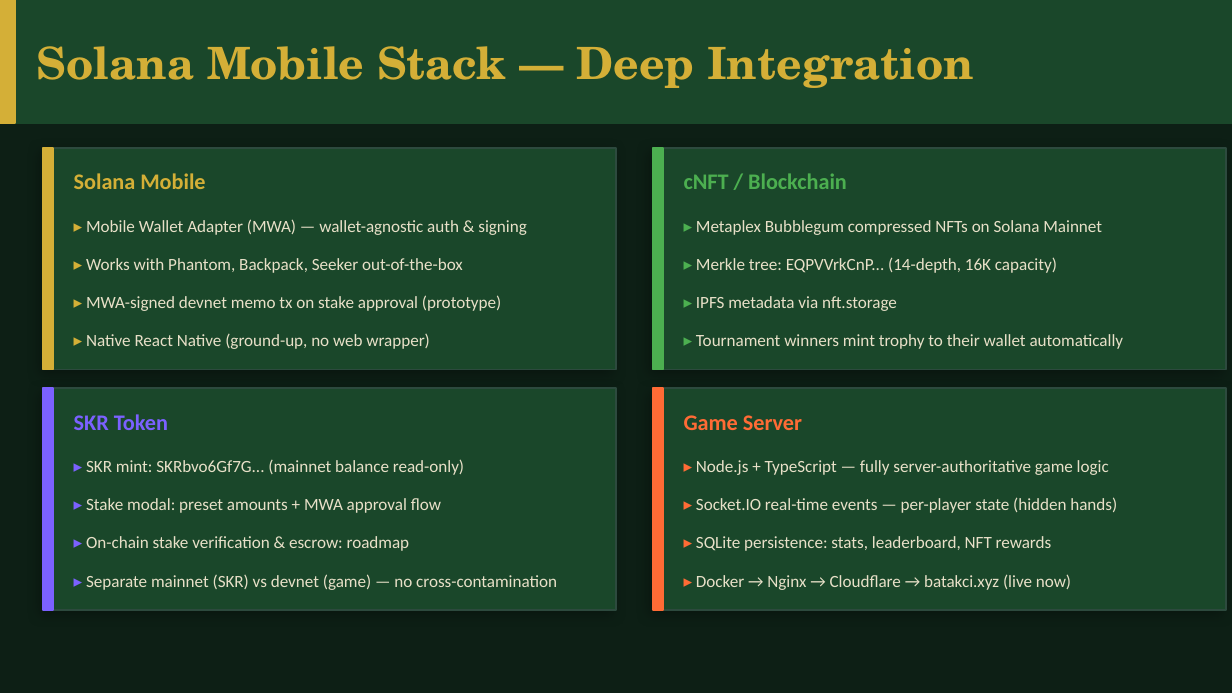
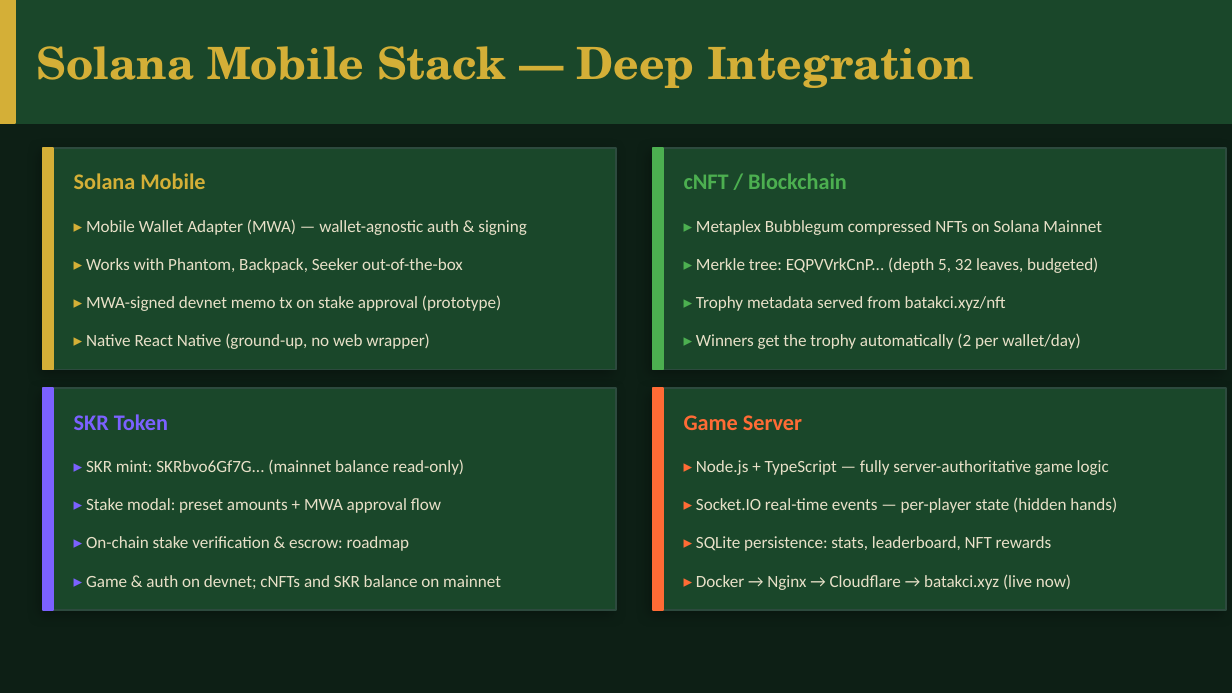
Before and after one commit to mesahin001/batak, a slide deck: slide 4 of demo/batak_pitch_deck.pptx. Drawn at 1232x693 pixels with LibreOffice and Linux fonts; fonts in the diff are those of the drawing. Boxes give left, top, right and bottom in pixels: in the first picture for what was removed or moved away, otherwise in the second. Text is boxed around its words. In the diff, an @@ line names an element or a change of style, - is before the commit and + after.

```diff
--- a/demo/batak_pitch_deck.pptx
+++ b/demo/batak_pitch_deck.pptx
@@ text at box(696, 257, 1098, 273): text changed @@
-▸ Merkle tree: EQPVVrkCnP... (14-depth, 16K capacity)
+▸ Merkle tree: EQPVVrkCnP... (depth 5, 32 leaves, budgeted)
@@ text at box(696, 296, 1006, 311): text changed @@
-▸ IPFS metadata via nft.storage
+▸ Trophy metadata served from batakci.xyz/nft
@@ text at box(696, 334, 1080, 349): text changed @@
-▸ Tournament winners mint trophy to their wallet automatically
+▸ Winners get the trophy automatically (2 per wallet/day)
@@ text at box(86, 575, 501, 589): text changed @@
-▸ Separate mainnet (SKR) vs devnet (game) — no cross-contamination
+▸ Game & auth on devnet; cNFTs and SKR balance on mainnet
```
Also in this commit, not shown: 2 other slides changed.
